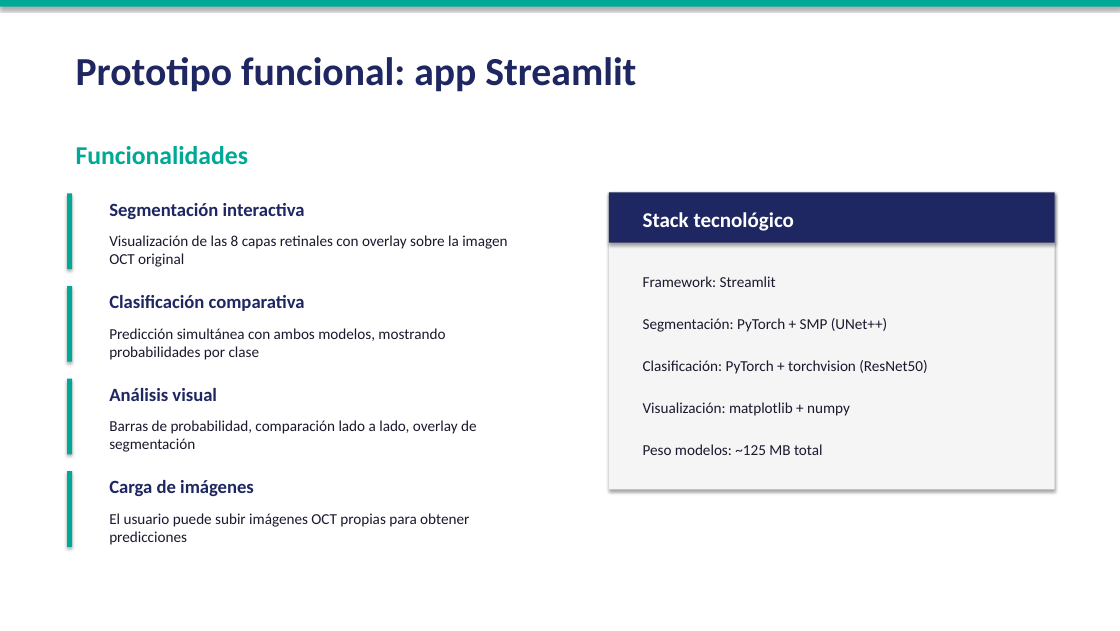
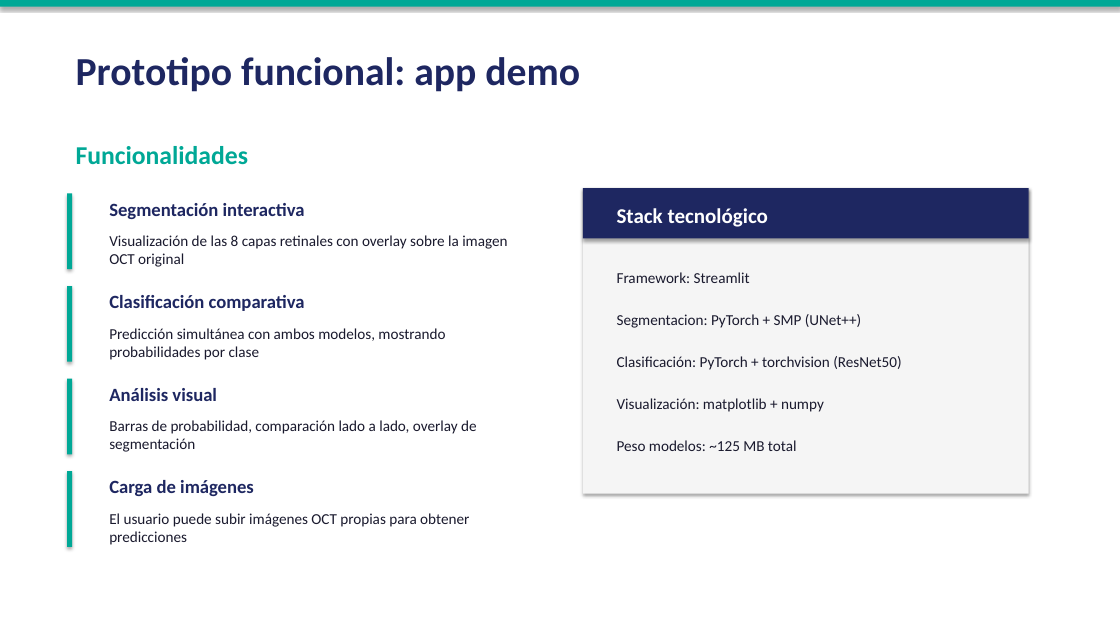
Before and after one commit to umagon/TP_vision_por_computadora_2, a slide deck: slide 11 of paper/presentacion_OCT.pptx. Drawn at 1120x631 pixels with LibreOffice and Linux fonts; fonts in the diff are those of the drawing. Boxes give left, top, right and bottom in pixels: in the first picture for what was removed or moved away, otherwise in the second. Text is boxed around its words. In the diff, an @@ line names an element or a change of style, - is before the commit and + after.

```diff
--- a/paper/presentacion_OCT.pptx
+++ b/paper/presentacion_OCT.pptx
@@ text at [76,57,580,92]: text changed @@
-Prototipo funcional: app Streamlit
+Prototipo funcional: app demo
@@ 5 texts, 1 rectangle: place and size @@
-5 texts, 1 rectangle at [609,193,1054,455]
+5 texts, 1 rectangle at [583,188,1028,451]
@@ rectangle: place and size @@
-rectangle at [609,193,1054,489]
+rectangle at [583,188,1028,494]
@@ text at [617,314,861,328]: text changed @@
-Segmentación: PyTorch + SMP (UNet++)
+Segmentacion: PyTorch + SMP (UNet++)
```
Also in this commit, not shown: 9 other slides changed, 8 other files.
